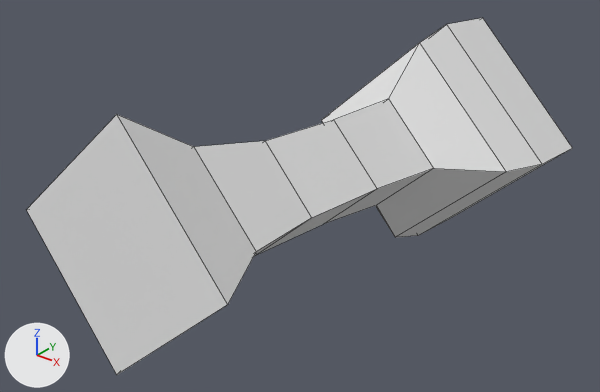
Renders of the FBX model UnityProject/Assets/Krok/Flintlock.fbx from each side of a commit.
One viewpoint serves both versions: a 50 mm lens placed at (0.00203, -0.01462, 0.00541), pointed at (-0.00337, -0.00786, 0.00123). The axes (+X, +Y, +Z) are drawn at lower left. The lights are the same throughout. Mesh edges are drawn as thin lines. Where no turn or scale is listed for an object, it has been applied to the vertices.

Before the edit, the objects in view are built like this:
```python
me_flintlock = bpy.data.meshes.new('FlintLock')
me_flintlock.from_pydata(...)  # 32 vertices, 30 faces; spans x -0.00466..-0.00153, y -0.01088..-0.00421, z -0.00029..0.00307
me_flintlock.materials.append(mat_unnamed)  # white #e7e7e7
ob_flintlock = bpy.data.objects.new('FlintLock', me_flintlock)
ob_flintlock.location = (0.0, 0.0, 0.0)
```
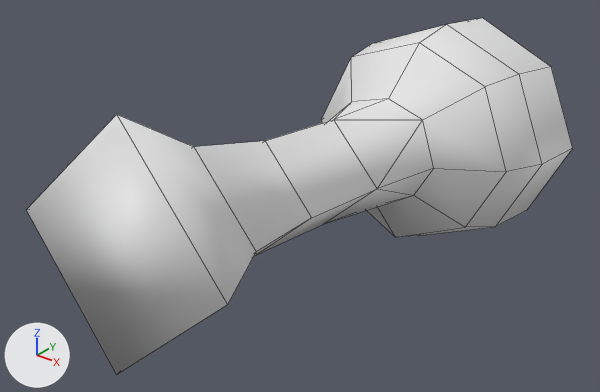
The newer file is also rescaled (x100.0), turned or shifted as a whole; pictures and numbers use the older file's frame.

Diff of the bpy script that builds the scene:
```diff
--- a/UnityProject/Assets/Krok/Flintlock.fbx.py
+++ b/UnityProject/Assets/Krok/Flintlock.fbx.py
@@ me_flintlock @@
 # used by ob_flintlock; location = (0.0, 0.0, 0.0)
-me_flintlock.from_pydata(...)  # 32 vertices, 30 faces; spans x -0.00466..-0.00153, y -0.01088..-0.00421, z -0.00029..0.00307
-me_flintlock.materials.append(mat_unnamed)  # white #e7e7e7
+me_flintlock.from_pydata(...)  # 48 vertices, 49 faces; spans x -0.00466..-0.00153, y -0.01088..-0.00421, z -0.00029..0.00307
+# me_flintlock part 1
+# 17 faces are deleted
+# 16 vertices are added at x -0.00419..-0.00201, y -0.00663..-0.0043, z 0.00014..0.00232
+# 36 new faces join them
+# me_flintlock part 2: the surface is now shaded smooth
```

Changed parts and their boxes (x1, y1, x2, y2) in the pictures (600 x 392 px):
part 1 of me_flintlock, built on: (321, 18, 572, 237) in both
